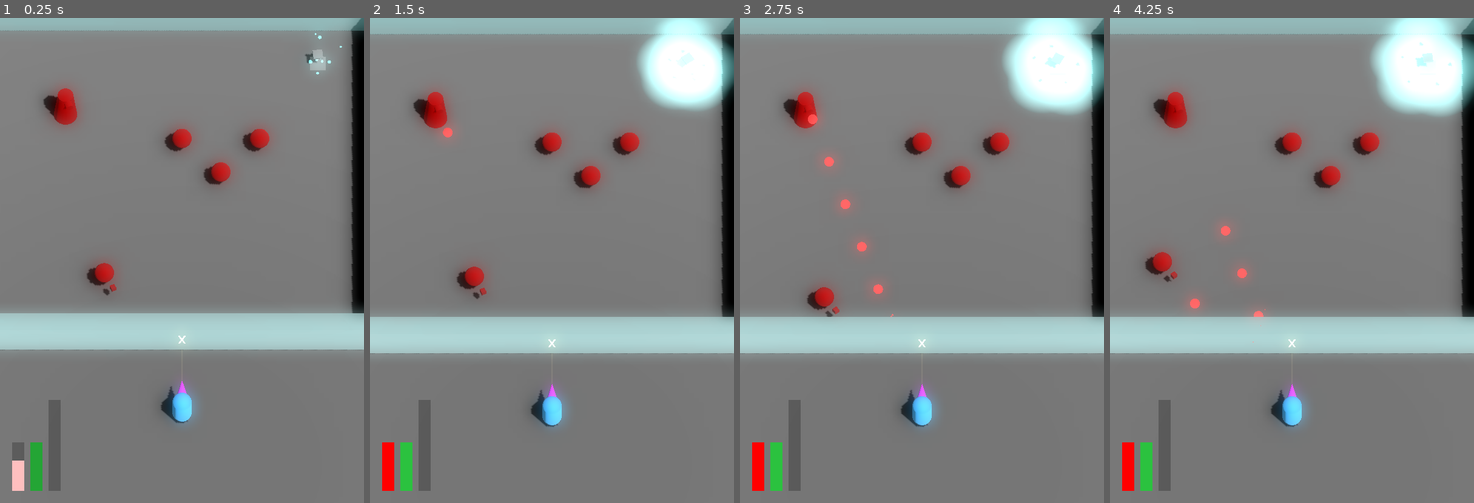
Above: before the commit, frames 1-4 (left to right).
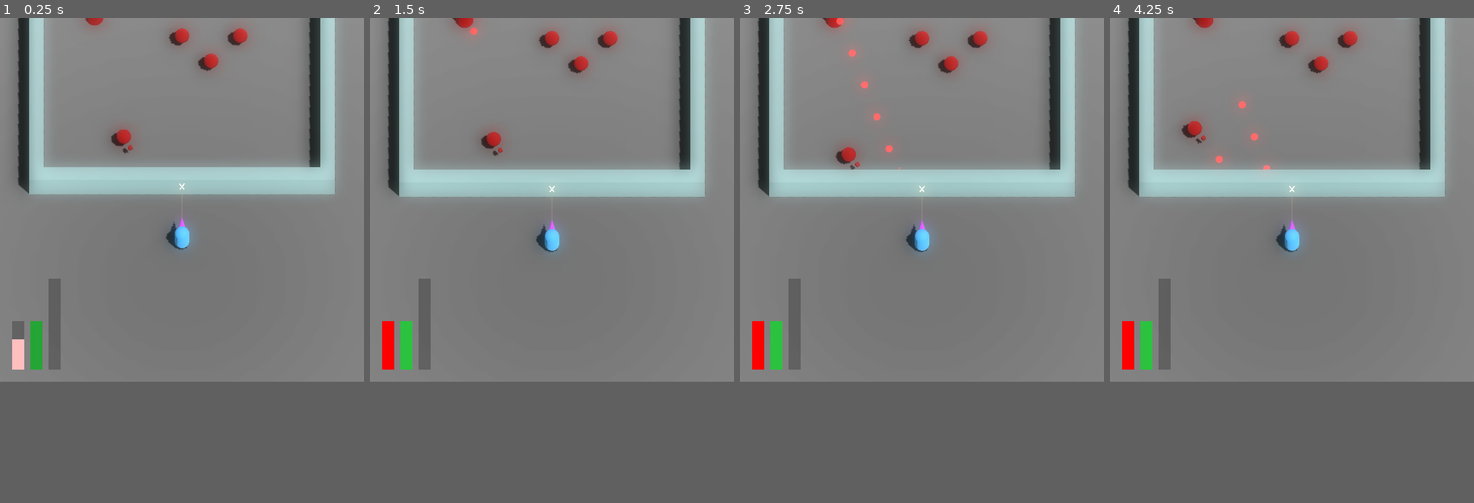
Above: after the commit, the same moments.

Repository: JackEvans24/bullet-absorb
Game: Godot game, scene res://scenes/main.tscn
The game is run twice, just before and just after one commit, with the same random seed, the same clock (stepped at 60 frames per second) and the same inputs.
Inputs:
- Up to frame 1 (0.25 s): no input
- Up to frame 2 (1.5 s): no input
- Up to frame 3 (2.75 s): no input
- Up to frame 4 (4.25 s): no input
In our replay, the window is 600x800 before the commit and 600x600 after it. These sizes can differ from the game's own. Grey fills any space a smaller window leaves; there, only what the larger window draws over its background counts as a difference.

The runs differ from the first frame. In frame 1, 27% of the frame differs, in the area x 0-100%, y 0-98%; in frame 2, 29%; in frame 3, 30%; in frame 4, 30%.

Commit message:
chore: change viewport size

Diff:
--- a/prefabs/cameras.tscn
+++ b/prefabs/cameras.tscn
@@ -18,9 +18,10 @@
 script = ExtResource("2_8gcvs")
 max_speed = 30.0
 min_speed = 10.0
+dampening = 0.01
 
 [node name="PlayerCamera" type="Node3D" parent="FollowPlayer"]
-transform = Transform3D(1, 0, 0, 0, 0.5, 0.866025, 0, -0.866025, 0.5, 0, 20, 8)
+transform = Transform3D(1, 0, 0, 0, 0.5, 0.866025, 0, -0.866025, 0.5, 0, 10, 8)
 
 [node name="Camera" type="Camera3D" parent="FollowPlayer/PlayerCamera"]
 projection = 1
--- a/project.godot
+++ b/project.godot
@@ -18,7 +18,7 @@
 [display]
 
 window/size/viewport_width=600
-window/size/viewport_height=800
+window/size/viewport_height=600
 
 [input]
 
